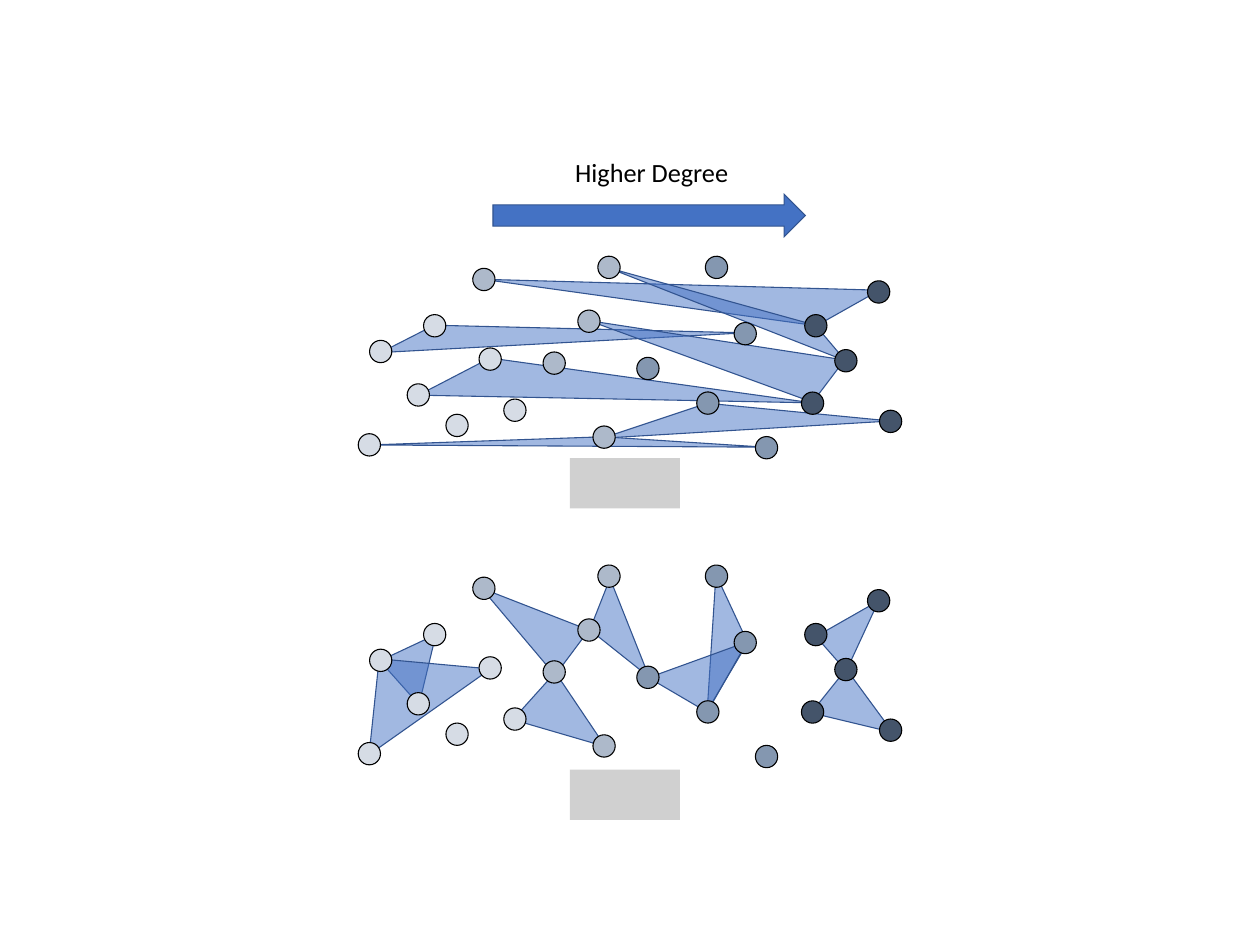
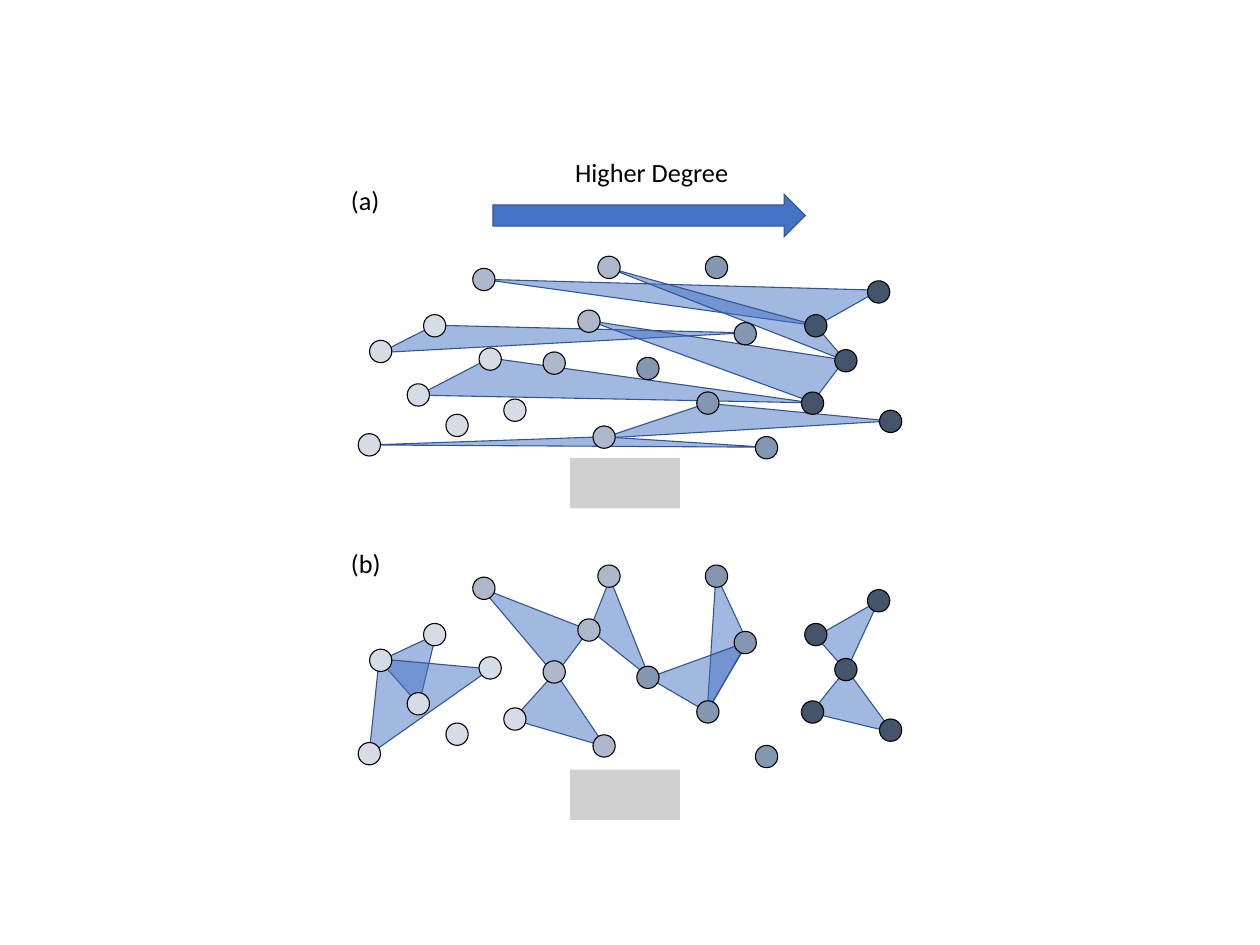
Before and after one commit to nwlandry/hypergraph-assortativity, a slide deck: slide 1 of Figures/Figures.pptx. Drawn at 1260x945 pixels with LibreOffice and Linux fonts; fonts in the diff are those of the drawing; grey boxes stand for pictures. Boxes give left, top, right and bottom in pixels: in the first picture for what was removed or moved away, otherwise in the second. Text is boxed around its words. In the diff, an @@ line names an element or a change of style, - is before the commit and + after.

```diff
--- a/Figures/Figures.pptx
+++ b/Figures/Figures.pptx
@@ text added at [351,191,379,214], 24 pt, text #000000 @@
+(a)
@@ text added at [351,554,381,577], 24 pt, text #000000 @@
+(b)
```
Also in this commit, not shown: 38 other files.
